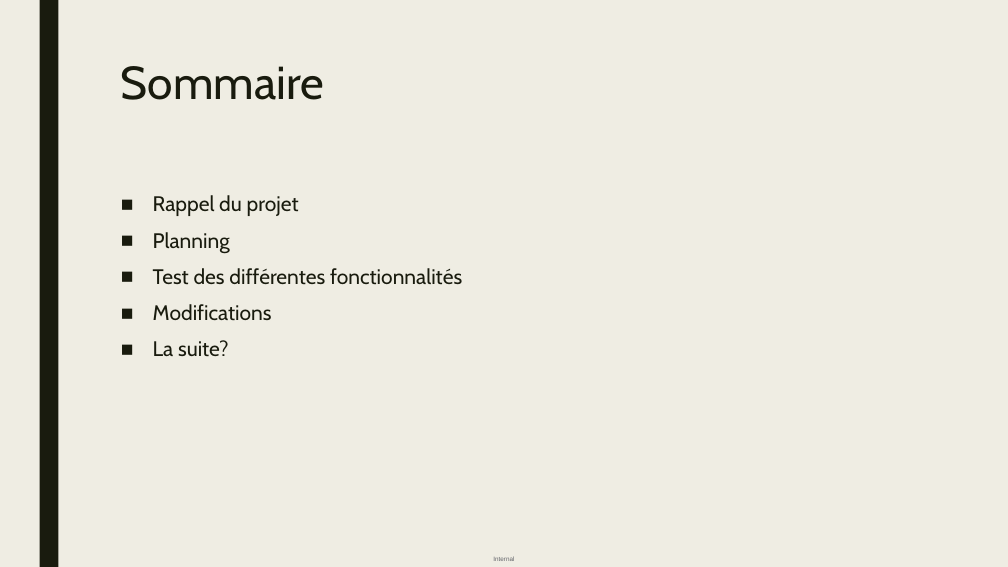
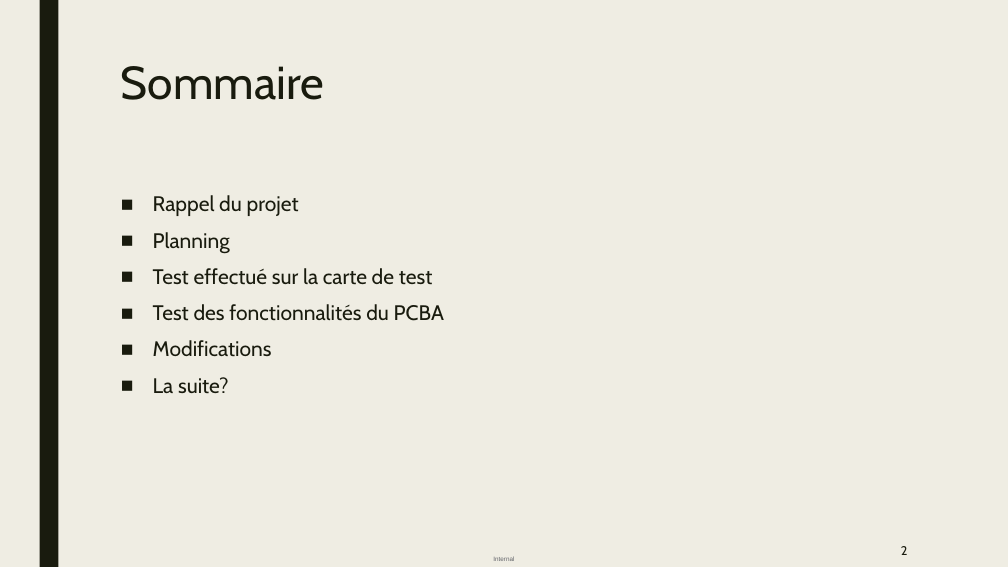
Before and after one commit to antopoid/Projet-frelons, a slide deck: slide 2 of Présentation_soutenance.pptx. Drawn at 1008x567 pixels with LibreOffice and Linux fonts; fonts in the diff are those of the drawing. Boxes give left, top, right and bottom in pixels: in the first picture for what was removed or moved away, otherwise in the second. Text is boxed around its words. In the diff, an @@ line names an element or a change of style, - is before the commit and + after.

```diff
--- a/Présentation_soutenance.pptx
+++ b/Présentation_soutenance.pptx
@@ text at (153,268,444,321): text changed @@
-■ Test des différentes fonctionnalités
+■ Test effectué sur la carte de test
+■ Test des fonctionnalités du PCBA
@@ page number added at (901,546,908,555), 12 pt, text #191B0E @@
+2
```
Also in this commit, not shown: 3 other slides changed, 1 slide added.
